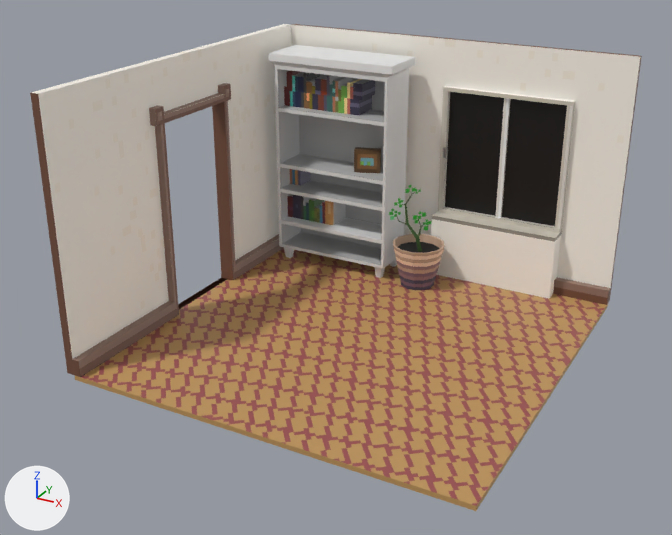
The glTF model pages/assets/gltf/pixel_room.glb: old version first, new version second.
Before and after are seen from a 50 mm lens placed at (3.87, -7.58, 4.5), pointed at (-0.16, -0.27, 0.84). Every picture has the same lights, and +X, +Y and +Z are marked at lower left. Where no turn or scale is listed for an object, it has been applied to the vertices. Vertices at the same position are counted once.
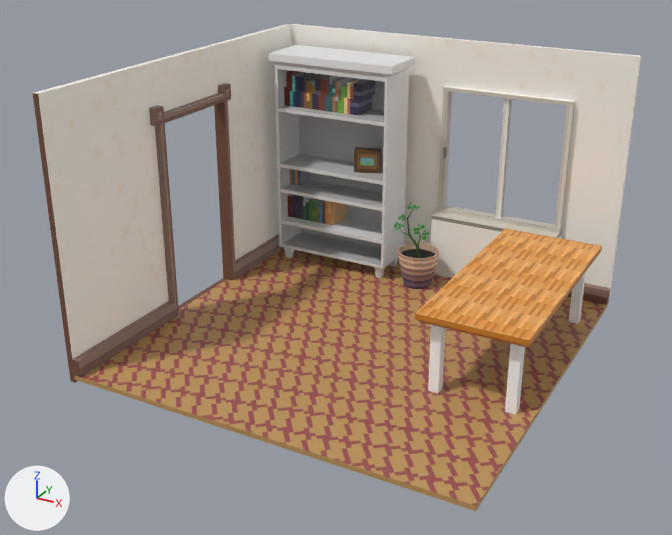
Changed parts and their boxes (x1, y1, x2, y2) in the pictures (672 x 535 px; the box of a moved part takes in the faces that stretch with it):
'SideWall', reshaped: before (30, 24, 291, 377); after (33, 24, 291, 383)
'Cube.007', added (orange): after (415, 228, 602, 348)
'Cube.008', added: after (428, 272, 586, 415)
'Cylinder', moved, rescaled (17% narrower, 18% shorter): before (393, 234, 445, 290); after (397, 243, 440, 289)
'Plane', moved, rescaled (14% narrower, 18% shorter): before (397, 191, 424, 252); after (400, 207, 423, 257)
'Plane.022', moved, rescaled (17% narrower, 20% shorter): before (405, 189, 410, 193); after (407, 206, 411, 209)
'Plane.009', moved, rescaled (not visible afterwards): before (413, 215, 417, 220)
'Plane.005', moved, rescaled (not visible afterwards): before (424, 226, 428, 230)
'Plane.015', moved, rescaled (not visible afterwards): before (390, 216, 394, 220)
'Plane.014', moved, rescaled (not visible afterwards): before (389, 211, 393, 215)
part 1 of me_cube_002, moved or reshaped: before (443, 91, 567, 228); after (443, 91, 555, 228)
part 2 of me_cube_002, surface changed (grey to white): (291, 24, 642, 301) in both
part 3 of me_cube_003, built on: before (30, 24, 291, 375); after (33, 24, 291, 383)

The change, as a diff of the scene's bpy script:
```diff
--- a/pages/assets/gltf/pixel_room.glb.py
+++ b/pages/assets/gltf/pixel_room.glb.py
@@ me_cube_002 @@
-me_cube_002.from_pydata(...)  # 130 vertices, 257 faces; spans x -2.03..2.03, y -0.23..0.05, z -1.35..1.35
+me_cube_002.from_pydata(...)  # 130 vertices, 241 faces; spans x -2.03..2.03, y -0.23..0.05, z -1.35..1.35
+# me_cube_002 part 1
+# 8 vertices are removed from x 0.03..1.36, y 0.0, z -0.58..0.79
+# 54 faces are deleted
+# 2 vertices move from x 0.03..0.73, y 0.0, z -0.58..0.02 to x 0.03..0.73, y 0.05, z -0.58..0.02
+# 8 new vertices lie (0.0, 0.11, 0.0) away from vertices in x 0.03..1.36, y -0.06, z -0.58..0.79
+# 38 new faces join them
+# me_cube_002 part 2: 8 kept faces spanning x -2.03..2.03, y 0.0..0.05, z -1.35..1.35 get new texture (UV) coordinates
 me_cube_002.materials.append(mat_material_001)
@@ me_cube_003 @@
-me_cube_003.from_pydata(...)  # 66 vertices, 119 faces; spans x -0.09..0.08, y -2.03..2.03, z -1.35..1.35
+me_cube_003.from_pydata(...)  # 74 vertices, 137 faces; spans x -0.06..0.08, y -2.03..2.03, z -1.43..1.35
+# me_cube_003 part 3
+# 6 vertices are removed from x -0.09, y -2.03..2.03, z -1.35..1.35
+# 19 faces are deleted
+# 2 vertices move from x -0.09, y -0.51..0.51, z 0.76 to x -0.06, y -0.51..0.51, z 0.76
+# 6 new vertices lie (-0.06, 0.0, 0.0) away from vertices in x 0.0, y -2.03..2.03, z -1.35..1.35
+# 8 new vertices lie (0.0, 0.0, -0.08) away from vertices in x -0.06..0.0, y -2.03..2.03, z -1.35
+# 37 new faces join them
 me_cube_003.materials.append(mat_sidewall)
@@ ob_cylinder @@
 ob_cylinder = bpy.data.objects.new('Cylinder', me_cylinder)
-ob_cylinder.location = (-0.04, 1.46, 0.25)
+ob_cylinder.location = (-0.04, 1.46, 0.21)
 ob_cylinder.rotation_euler = (0.0, 0.0, 0.746)  # degrees (0, 0, 43)
+ob_cylinder.scale = (0.828, 0.828, 0.828)
@@ ob_cube_007 @@
+ob_cube_007 = bpy.data.objects.new('Cube.007', me_cube)  # 12 vertices, 20 faces; spans x -0.52..0.52, y -1.18..1.18, z -0.03..0.08; in mat_material_005 (picture img_wood_desk)
+ob_cube_007.location = (1.45, 0.39, 0.75)
@@ ob_cube_008 @@
+ob_cube_008 = bpy.data.objects.new('Cube.008', me_cube_004)  # a box spanning x 0.32..0.42, y 0.95..1.05, z -0.73..0.0; a box spanning x -0.42..-0.32, y 0.95..1.05, z -0.73..0.0; a box spanning x 0.32..0.42, y -1.05..-0.95, z -0.73..0.0; a box spanning x -0.42..-0.32, y -1.05..-0.95, z -0.73..0.0; in mat_material_006 (white #ffffff)
+ob_cube_008.location = (1.45, 0.39, 0.73)
```
